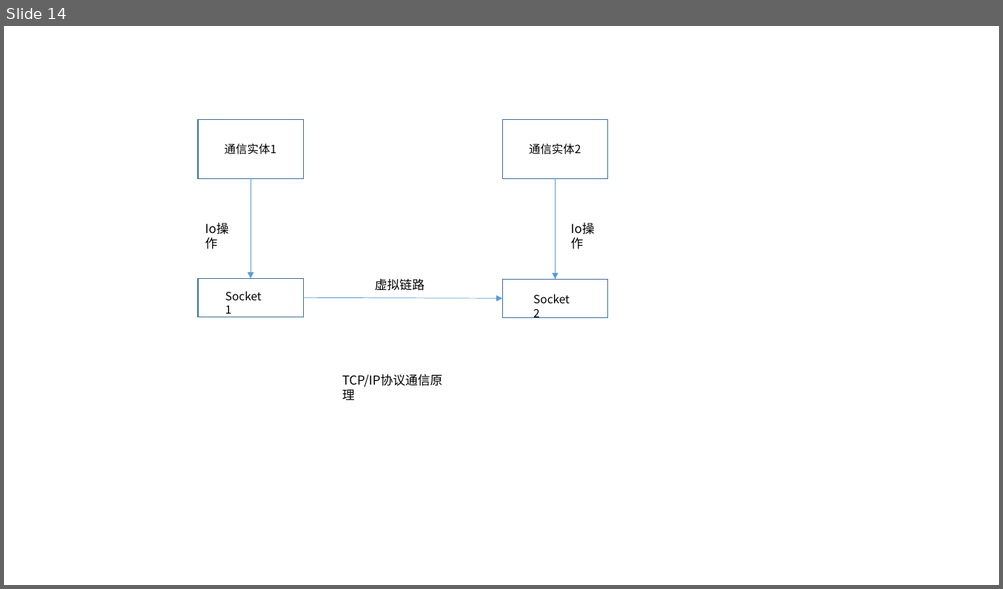
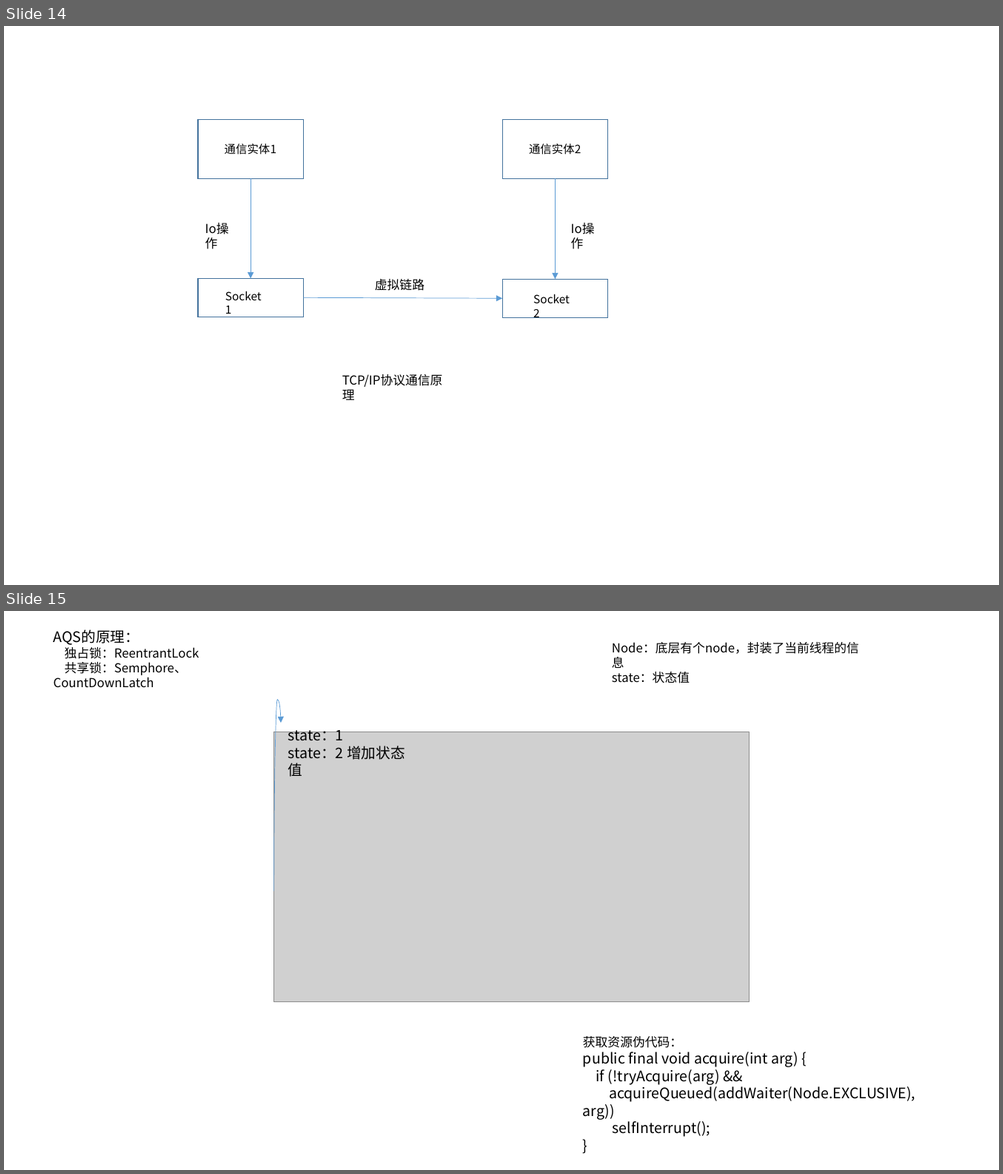
Before and after one commit to dengboyu/future, a slide deck: doc/doc.pptx. Shown one above the other, each under a label of ours: slide 14 before the commit, slides 14 and 15 after it. The pictures are 1003x589 and 1003x1174 pixels, drawn with LibreOffice and Linux fonts; fonts in the diff are those of the drawing; grey boxes stand for pictures. Boxes give left, top, right and bottom in pixels: in the first picture for what was removed or moved away, otherwise in the second. Text is boxed around its words. In the diff, an @@ line names an element or a change of style, - is before the commit and + after.

```diff
--- a/doc/doc.pptx
+++ b/doc/doc.pptx
@@ slide 15 added at box(4, 611, 999, 1170), background #FFFFFF @@
@@ text added at box(54, 629, 199, 688), 12 pt, text #000000 @@
+AQS的原理：
+独占锁：ReentrantLock
+共享锁：Semphore、CountDownLatch
@@ text added at box(612, 642, 859, 684), 12 pt, text #000000 @@
+Node：底层有个node，封装了当前线程的信息
+state：状态值
@@ curved arrow added from (274, 891) to (281, 723), #5B9BD5 0.5 pt @@
@@ picture added at box(274, 732, 749, 1002) @@
@@ text added at box(288, 726, 404, 777), 14 pt, text #000000 @@
+state：1
+state：2 增加状态值
@@ text added at box(583, 1037, 915, 1137), 14 pt, text #000000 @@
+获取资源伪代码：
+public final void acquire(int arg) {
+if (!tryAcquire(arg) &&
+acquireQueued(addWaiter(Node.EXCLUSIVE), arg))
+selfInterrupt();
+}
```
Also in this commit, not shown: 2 other files.
